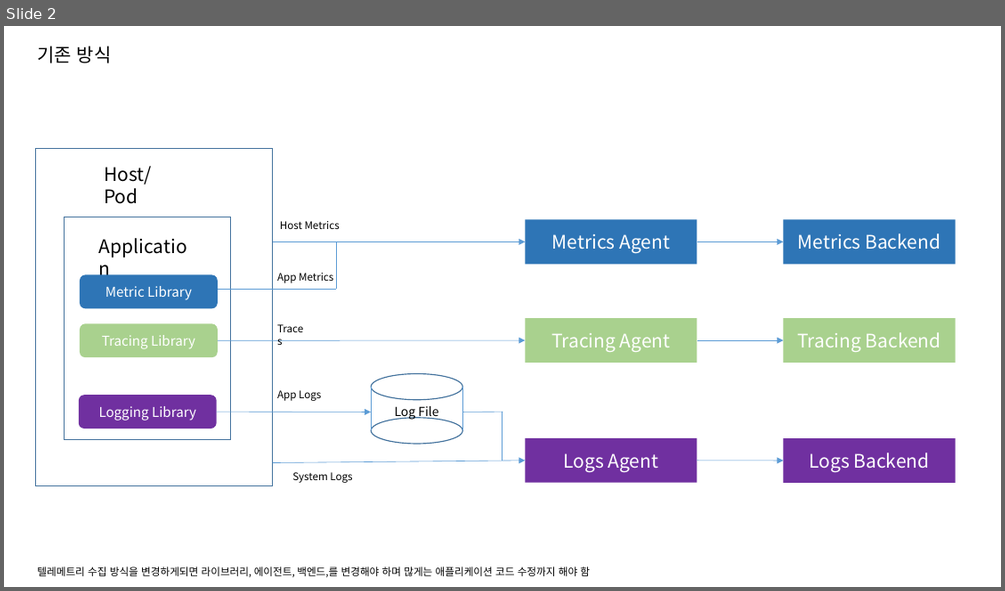
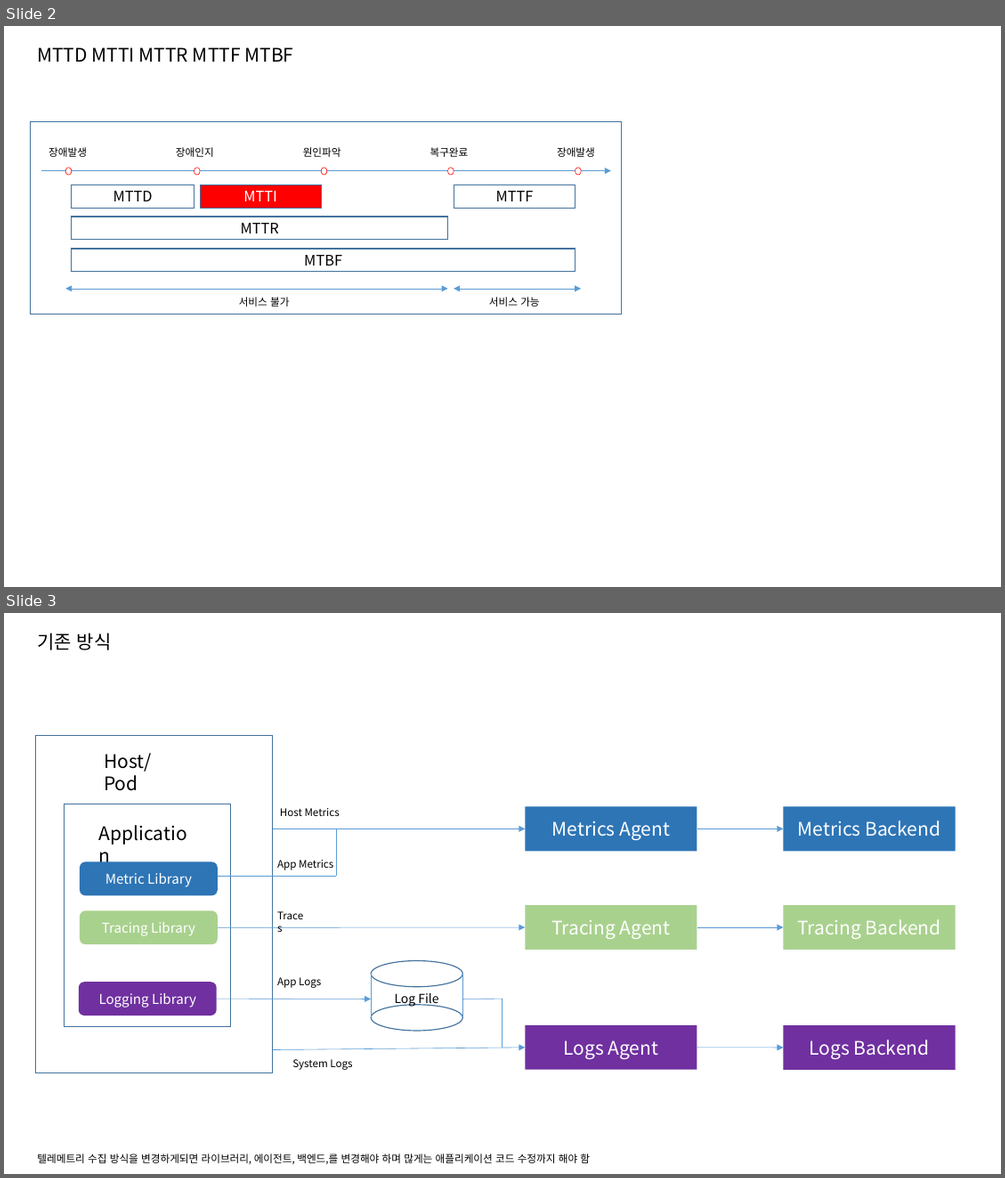
Before and after one commit to kkimsungchul/otel, a slide deck: otel-ppt/그림 생성용.pptx. Shown one above the other, each under a label of ours: slide 2 before the commit, slides 2 and 3 after it. The pictures are 1005x591 and 1005x1178 pixels, drawn with LibreOffice and Linux fonts; fonts in the diff are those of the drawing. Boxes give left, top, right and bottom in pixels: in the first picture for what was removed or moved away, otherwise in the second. Text is boxed around its words. In the diff, an @@ line names an element or a change of style, - is before the commit and + after.

```diff
--- a/otel-ppt/그림 생성용.pptx
+++ b/otel-ppt/그림 생성용.pptx
@@ slide 2 added at (x1=4, y1=26, x2=1001, y2=587), background #FFFFFF @@
@@ text added at (x1=37, y1=47, x2=293, y2=62), 18 pt, text #000000 @@
+MTTD MTTI MTTR MTTF MTBF
@@ rectangle added at (x1=30, y1=122, x2=622, y2=313), fill #FFFFFF, outline #43739E 1 pt @@
@@ text added at (x1=48, y1=147, x2=87, y2=157), 10 pt, text #000000 @@
+장애발생
@@ text added at (x1=176, y1=147, x2=214, y2=157), 10 pt, text #000000 @@
+장애인지
@@ text added at (x1=303, y1=147, x2=341, y2=157), 10 pt, text #000000 @@
+원인파악
@@ text added at (x1=430, y1=147, x2=469, y2=157), 10 pt, text #000000 @@
+복구완료
@@ text added at (x1=557, y1=147, x2=595, y2=157), 10 pt, text #000000 @@
+장애발생
@@ arrow added from (41, 171) to (611, 171), #5B9BD5 0.5 pt @@
@@ ellipse added at (x1=65, y1=168, x2=72, y2=175), fill #FFFFFF, outline #FF0000 0.5 pt @@
@@ rectangle added at (x1=72, y1=185, x2=194, y2=208), fill #FFFFFF, outline #43739E 1 pt, 14 pt, text #000000 @@
+MTTD
@@ ellipse added at (x1=194, y1=168, x2=200, y2=175), fill #FFFFFF, outline #FF0000 0.5 pt @@
@@ rectangle added at (x1=200, y1=185, x2=321, y2=208), fill #FF0000, outline #43739E 1 pt, 14 pt, text #FFFFFF @@
+MTTI
@@ ellipse added at (x1=321, y1=168, x2=327, y2=175), fill #FFFFFF, outline #FF0000 0.5 pt @@
@@ ellipse added at (x1=448, y1=168, x2=454, y2=175), fill #FFFFFF, outline #FF0000 0.5 pt @@
@@ rectangle added at (x1=454, y1=185, x2=575, y2=208), fill #FFFFFF, outline #43739E 1 pt, 14 pt, text #000000 @@
+MTTF
@@ ellipse added at (x1=575, y1=168, x2=582, y2=175), fill #FFFFFF, outline #FF0000 0.5 pt @@
@@ rectangle added at (x1=72, y1=216, x2=447, y2=240), fill #FFFFFF, outline #43739E 1 pt, 14 pt, text #000000 @@
+MTTR
@@ rectangle added at (x1=72, y1=248, x2=575, y2=272), fill #FFFFFF, outline #43739E 1 pt, 14 pt, text #000000 @@
+MTBF
@@ double arrow added from (65, 289) to (448, 289), #5B9BD5 0.5 pt @@
@@ double arrow added from (453, 289) to (582, 289), #5B9BD5 0.5 pt @@
@@ text added at (x1=239, y1=297, x2=289, y2=306), 10 pt, text #000000 @@
+서비스 불가
@@ text added at (x1=489, y1=297, x2=539, y2=306), 10 pt, text #000000 @@
+서비스 가능
@@ what was slide 2 is now slide 3 @@
```
Also in this commit, not shown: 1 slide changed, 6 other files.
